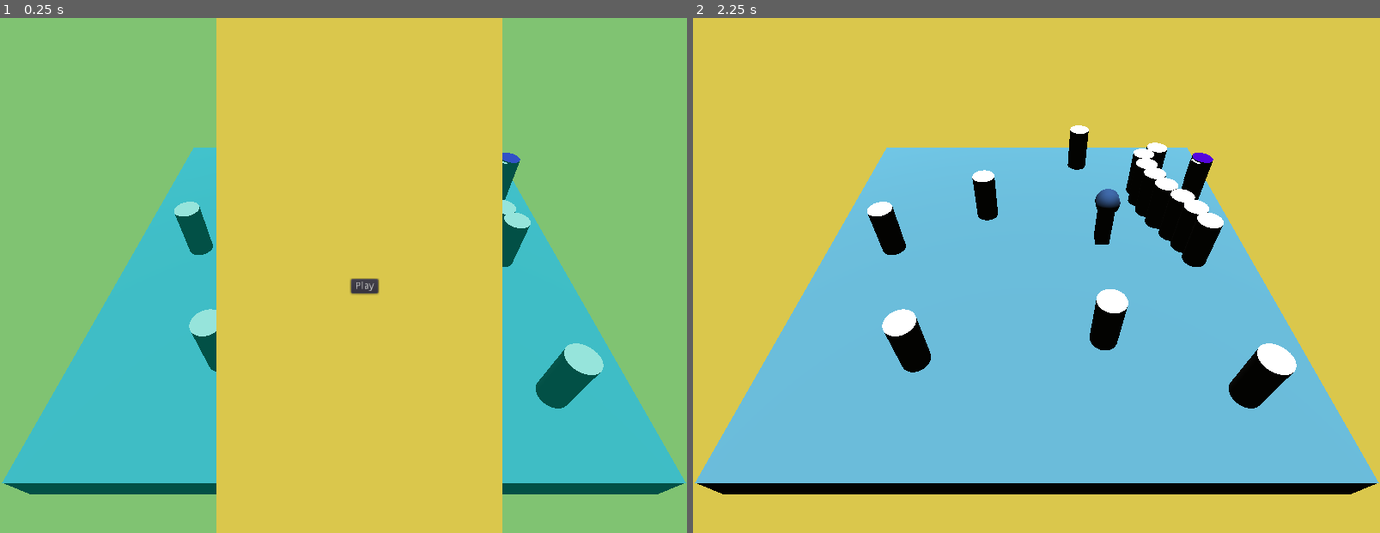
Above: before the commit, frames 1-2 (left to right).
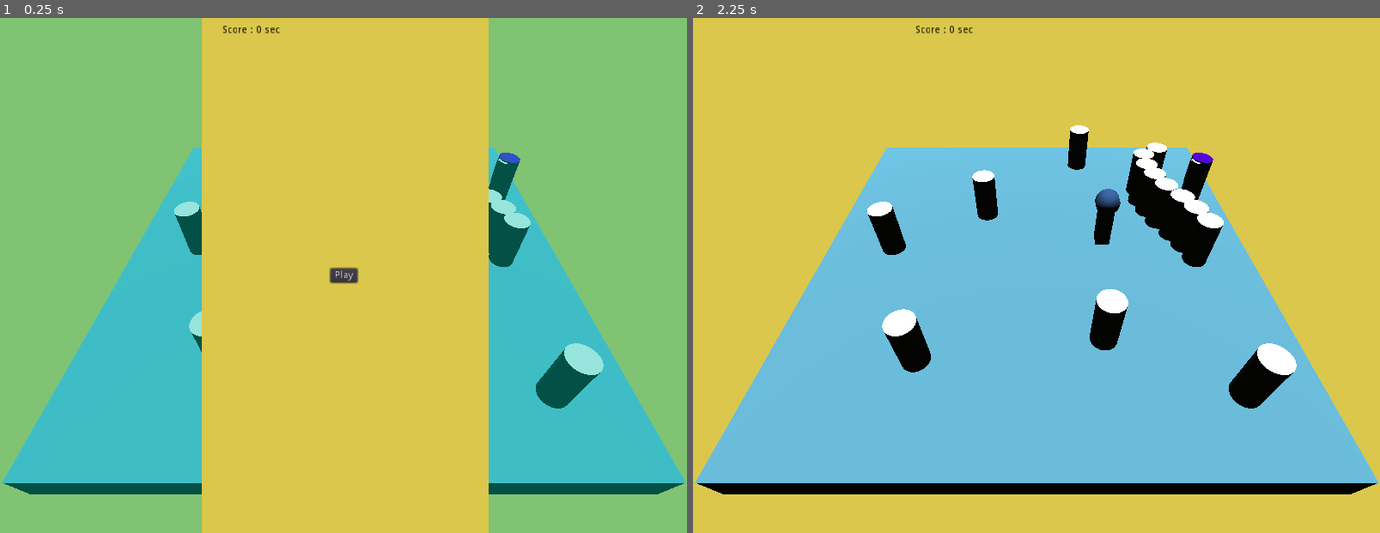
Above: after the commit, the same moments.

Repository: OnyJ/Medusa-old
Game: Godot game, scene res://scenes/Main.tscn
The game is run twice, just before and just after one commit, with the same random seed, the same clock (stepped at 60 frames per second) and the same inputs.
Inputs:
- Up to frame 1 (0.25 s): no input
- Up to frame 2 (2.25 s): click "Play" at 0.5 s; tap Enter (ui_accept) at 1.25 s; hold D (move_right) 1.28-2 s; hold Enter (ui_accept) 1.28-2 s; click "Play" at 2 s

The runs differ from the first frame. In frame 1, 4.4% of the frame differs, in the area x 29-74%, y 0-100%; in frame 2, less than 0.1%.

Commit message:
TimeScore functionnal

Diff:
--- a/scenes/UI.tscn
+++ b/scenes/UI.tscn
@@ -61,20 +61,40 @@
 anchor_left = 0.5
 anchor_right = 0.5
 anchor_bottom = 1.0
-margin_left = -178.947
-margin_right = 222.053
+margin_left = -198.892
+margin_right = 202.108
 color = Color( 0.854902, 0.780392, 0.298039, 1 )
 __meta__ = {
 "_edit_use_anchors_": false
 }
 
 [node name="Play" type="Button" parent="Menu"]
-margin_left = 489.611
-margin_top = 365.057
-margin_right = 527.611
-margin_bottom = 385.057
+anchor_left = 0.5
+anchor_top = 0.5
+anchor_right = 0.5
+anchor_bottom = 0.5
+margin_left = -19.0
+margin_top = -10.0
+margin_right = 19.0
+margin_bottom = 10.0
 text = "Play"
 __meta__ = {
 "_edit_use_anchors_": false
 }
+
+[node name="HUD" type="Node" parent="."]
+
+[node name="TimeScoreLabel" type="Label" parent="HUD"]
+margin_left = 310.416
+margin_top = 9.9169
+margin_right = 391.416
+margin_bottom = 23.9169
+custom_colors/font_color = Color( 0, 0, 0, 1 )
+text = "Score : 0 sec"
+__meta__ = {
+"_edit_use_anchors_": false
+}
+
+[node name="ScoreTimer" type="Timer" parent="HUD"]
 [connection signal="pressed" from="Menu/Play" to="." method="_on_Play_pressed"]
+[connection signal="timeout" from="HUD/ScoreTimer" to="." method="_on_ScoreTimer_timeout"]
--- a/scripts/Medusa.gd
+++ b/scripts/Medusa.gd
@@ -1,6 +1,7 @@
 extends KinematicBody
 
 # TODO
+# - stop turning when player in front doesn't move
 # - move randomly / stroll
 # - spawn randomly
 
--- a/scripts/UI.gd
+++ b/scripts/UI.gd
@@ -1,17 +1,20 @@
 extends Control
 
 signal start_game
+var time_score = 0
 
 
 func show_screen(name):
 	match name:
 		"GameOver":
+			$HUD/ScoreTimer.stop()
 			$GameOver.show()
 			yield(get_tree().create_timer(1.0), "timeout")
 		"Menu":
 			$GameOver.hide()
 			$Menu.show()
 		"Game":
+			$HUD/ScoreTimer.start()
 			$GameOver.hide()
 			$Menu.hide()
 
@@ -26,3 +29,7 @@
 	if event.is_action_pressed("ui_accept"):
 		show_screen("Menu")
 		get_tree().reload_current_scene()
+
+func _on_ScoreTimer_timeout():
+	time_score += 1
+	$HUD/TimeScoreLabel.text = "Score: %s sec" % time_score
Not shown: 1 places in scenes/Main.tscn that only renumber resources
